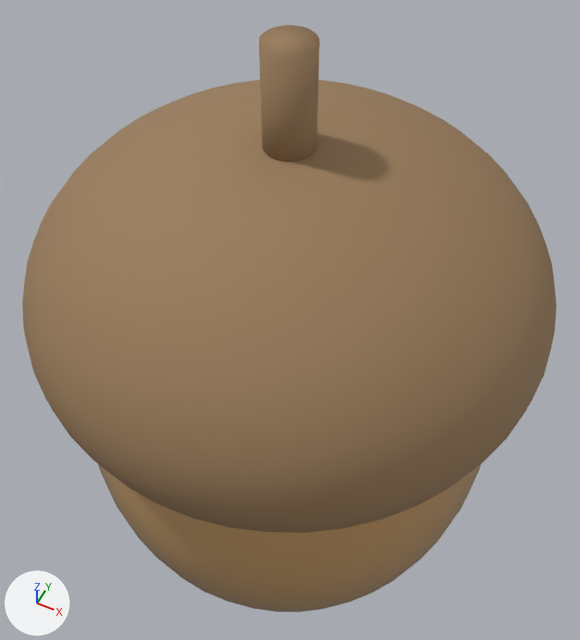
Two versions of the glTF model public/shop-models/acorn.glb, one commit apart.
Before and after are seen from a 50 mm camera at (0.509, -1.016, 1.382) aimed at (-0.024, 0.05, 0.049). Arrows for +X, +Y and +Z are at lower left; the lights stay in place. The older version comes first. Where no turn or scale is listed for an object, it has been applied to the vertices.

The older version as bpy lines, for what is in view:
```python
mat_cap = principled_material('cap')
mat_cap.base_color = (0.32, 0.2, 0.1)  # brown #997c59
mat_cap.roughness = 0.8
mat_nut = principled_material('nut')
mat_nut.base_color = (0.55, 0.32, 0.12)  # orange #c49961
mat_nut.roughness = 0.35
mat_nut.coat_weight = 0.5
mat_nut.coat_roughness = 0.05
me_cylinder = bpy.data.meshes.new('Cylinder')
me_cylinder.from_pydata(...)  # a 48-sided cylinder along z spanning x -0.046..0.046, y -0.046..0.046, z -0.139..0.139
me_cylinder.materials.append(mat_cap)  # brown #997c59
me_sphere = bpy.data.meshes.new('Sphere')
me_sphere.from_pydata(...)  # 1106 vertices, 2208 faces; spans x -0.463..0.463, y -0.463..0.463, z -0.695..0.51
me_sphere.materials.append(mat_nut)  # orange #c49961
me_sphere_001 = bpy.data.meshes.new('Sphere.001')
me_sphere_001.from_pydata(...)  # 1106 vertices, 2208 faces; spans x -0.519..0.519, y -0.519..0.519, z -0.059..0.615
me_sphere_001.materials.append(mat_cap)  # brown #997c59
ob_cylinder = bpy.data.objects.new('Cylinder', me_cylinder)
ob_cylinder.location = (0.0, 0.0, 0.612)
ob_sphere = bpy.data.objects.new('Sphere', me_sphere)
ob_sphere.location = (0.0, 0.0, -0.056)
ob_sphere_001 = bpy.data.objects.new('Sphere.001', me_sphere_001)
ob_sphere_001.location = (0.0, 0.0, -0.056)
```
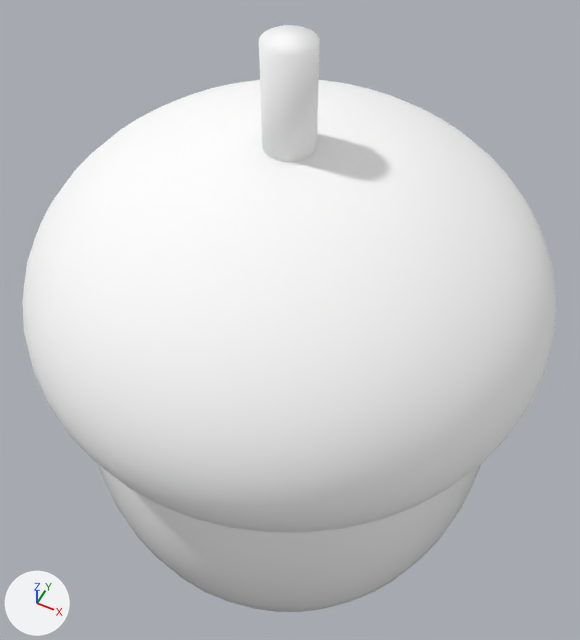
Patch to the scene script:
```diff
--- a/public/shop-models/acorn.glb.py
+++ b/public/shop-models/acorn.glb.py
@@ mat_cap @@
 mat_cap = principled_material('cap')
-mat_cap.base_color = (0.32, 0.2, 0.1)  # brown #997c59
+mat_cap.base_color = (1.0, 1.0, 1.0)  # white #ffffff
 mat_cap.roughness = 0.8
@@ mat_nut @@
 mat_nut = principled_material('nut')
-mat_nut.base_color = (0.55, 0.32, 0.12)  # orange #c49961
+mat_nut.base_color = (1.0, 1.0, 1.0)  # white #ffffff
 mat_nut.roughness = 0.35
```

Location of each change, (x1, y1, x2, y2) in pixels of the pictures (580 x 640 px):
'Sphere.001', recoloured (brown to white)
    both: (22, 80, 556, 533)
'Sphere', recoloured (orange to white)
    both: (98, 464, 481, 612)
'Cylinder', recoloured (brown to white)
    both: (259, 25, 320, 162)
